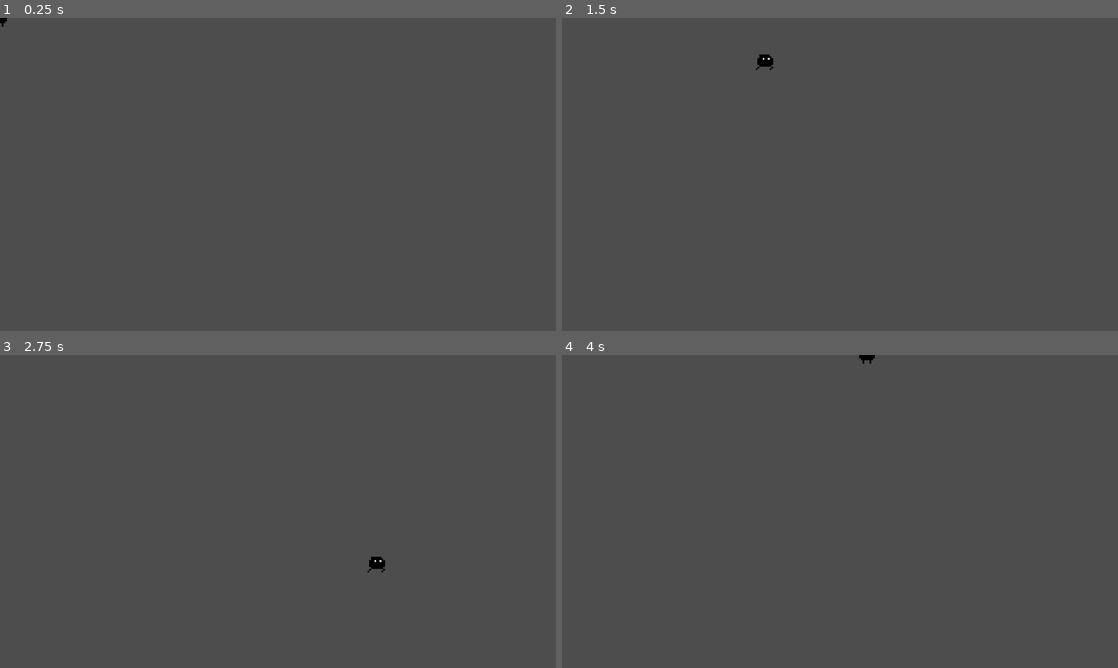
Above: before the commit, frames 1-4 (two rows, left to right).
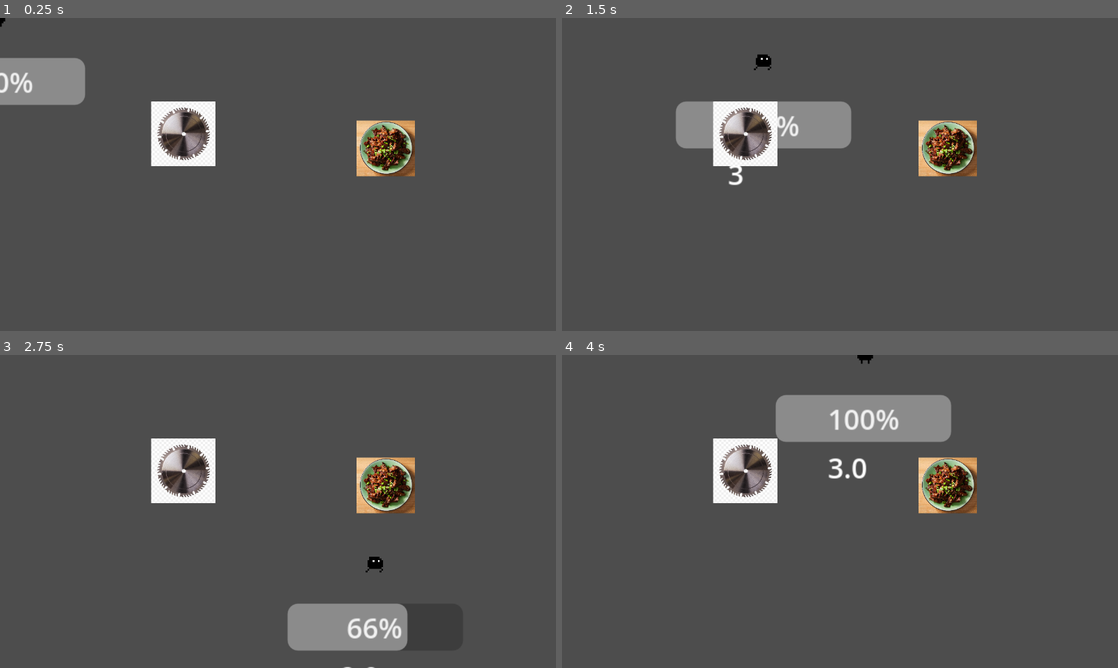
Above: after the commit, the same moments.

Repository: OAVideoGameDevelopment/Phoenix
Game: Godot game, scene res://Main.tscn
The game is run twice, just before and just after one commit, with the same random seed, the same clock (stepped at 60 frames per second) and the same inputs.
Inputs:
- Up to frame 1 (0.25 s): no input
- Up to frame 2 (1.5 s): tap Enter at 0.5 s; hold D (move_right) 0.53-1.28 s; hold S (move_down) from 1.28 s (still down)
- Up to frame 3 (2.75 s): release S (move_down) at 2.03 s; hold D (move_right) from 2.03 s (still down)
- Up to frame 4 (4 s): release D (move_right) at 2.78 s; hold W (move_up) 2.78-3.53 s; hold A (move_left) from 3.53 s (still down)

The runs differ from the first frame. In frame 1, 6.4% of the frame differs, in the area x 0-75%, y 0-51%; in frame 2, 7.2%; in frame 3, 7.3%; in frame 4, 9.0%, in the area x 27-75%, y 0-51%.

Commit message:
feat(player): implement health mechanic (#2)

Diff:
--- /dev/null
+++ b/Damage/Saw.tscn
@@ -0,0 +1,20 @@
+[gd_scene load_steps=3 format=3 uid="uid://b5yaa70qbh3li"]
+
+[ext_resource type="Texture2D" uid="uid://dtt0dcd4r4e5c" path="res://Misc/Screenshot 2026-04-04 104759.png" id="2_d3q1m"]
+
+[sub_resource type="RectangleShape2D" id="RectangleShape2D_7c5v0"]
+size = Vector2(35.5, 35.5)
+
+[node name="Saw" type="Area2D" groups=["damage"]]
+collision_layer = 2
+
+[node name="Sprite2D" type="Sprite2D" parent="."]
+position = Vector2(0.5, -0.34255219)
+scale = Vector2(0.07872341, 0.07872341)
+texture = ExtResource("2_d3q1m")
+
+[node name="CollisionShape2D" type="CollisionShape2D" parent="."]
+position = Vector2(0.25, -0.34575653)
+shape = SubResource("RectangleShape2D_7c5v0")
+
+[connection signal="body_entered" from="." to="." method="_on_body_entered"]
--- /dev/null
+++ b/Heals/Heart.tscn
@@ -0,0 +1,20 @@
+[gd_scene load_steps=4 format=3 uid="uid://wqcuyddc0728"]
+
+[ext_resource type="Texture2D" uid="uid://crh0ru01dofl2" path="res://Misc/Screenshot 2026-04-04 113440.png" id="1_23dhv"]
+
+[sub_resource type="RectangleShape2D" id="RectangleShape2D_gy6u4"]
+size = Vector2(34, 32.5)
+
+[node name="Heart" type="Area2D" groups=["heal"]]
+collision_layer = 4
+
+[node name="Sprite2D" type="Sprite2D" parent="."]
+position = Vector2(0, 2.0000038)
+scale = Vector2(0.06694558, 0.06694558)
+texture = ExtResource("1_23dhv")
+
+[node name="CollisionShape2D" type="CollisionShape2D" parent="."]
+position = Vector2(0, 2)
+shape = SubResource("RectangleShape2D_gy6u4")
+
+[connection signal="body_entered" from="." to="." method="_on_body_entered"]
--- a/Main.tscn
+++ b/Main.tscn
@@ -1,7 +1,9 @@
-[gd_scene load_steps=4 format=3 uid="uid://di36bxkcrnr52"]
+[gd_scene load_steps=6 format=3 uid="uid://di36bxkcrnr52"]
 
 [ext_resource type="PackedScene" uid="uid://d2l1oof6loxxe" path="res://Player/Player.tscn" id="1_uu6xs"]
 [ext_resource type="Script" uid="uid://dw0yxse7nva8" path="res://Player/PlayerCharacterData.gd" id="2_r0du0"]
+[ext_resource type="PackedScene" uid="uid://b5yaa70qbh3li" path="res://Damage/Saw.tscn" id="3_cm0pq"]
+[ext_resource type="PackedScene" uid="uid://wqcuyddc0728" path="res://Heals/Heart.tscn" id="4_fos0i"]
 
 [sub_resource type="Resource" id="Resource_cm0pq"]
 resource_local_to_scene = true
@@ -12,4 +14,11 @@
 [node name="Main" type="Node"]
 
 [node name="Player" parent="." instance=ExtResource("1_uu6xs")]
+position = Vector2(-1, 0)
 character_data = SubResource("Resource_cm0pq")
+
+[node name="Saw" parent="." instance=ExtResource("3_cm0pq")]
+position = Vector2(105, 67)
+
+[node name="Heart" parent="." instance=ExtResource("4_fos0i")]
+position = Vector2(222, 73)
--- a/Player/Player.tscn
+++ b/Player/Player.tscn
@@ -6,6 +6,7 @@
 [ext_resource type="Resource" uid="uid://dvyc820lqfjrx" path="res://Player/DefaultPlayerCharacter.tres" id="3_vcj7w"]
 [ext_resource type="Texture2D" uid="uid://cjooboer2dbvg" path="res://Player/test_attack-Sheet.png" id="6_1m13p"]
 [ext_resource type="Script" uid="uid://c2e8n7ejelcjv" path="res://Player/player_movement.gd" id="8_ip4se"]
+[ext_resource type="Script" uid="uid://btbo1qgfb7n2n" path="res://Player/health_bar.gd" id="8_s1rgi"]
 [ext_resource type="Script" uid="uid://b1ogharj5fnex" path="res://Player/player_default.gd" id="8_u63yy"]
 
 [sub_resource type="AtlasTexture" id="AtlasTexture_3kltw"]
@@ -181,9 +182,15 @@
 &"walk": SubResource("Animation_13m0h")
 }
 
+[sub_resource type="CircleShape2D" id="CircleShape2D_s1rgi"]
+radius = 3.0
+
+[sub_resource type="CapsuleShape2D" id="CapsuleShape2D_j23h2"]
+radius = 5.0
+height = 12.0
+
 [node name="Player" type="CharacterBody2D" groups=["Bodies", "Player"]]
-collision_layer = 2
-collision_mask = 5
+collision_mask = 6
 floor_snap_length = 3.0
 platform_floor_layers = 4294967291
 safe_margin = 0.01
@@ -221,6 +228,18 @@
 
 [node name="Detection" type="Node2D" parent="."]
 
+[node name="Damage" type="Area2D" parent="Detection"]
+collision_mask = 2
+
+[node name="DamageHitbox" type="CollisionShape2D" parent="Detection/Damage"]
+shape = SubResource("CircleShape2D_s1rgi")
+
+[node name="Heal" type="Area2D" parent="Detection"]
+collision_mask = 4
+
+[node name="HealHitbox" type="CollisionShape2D" parent="Detection/Heal"]
+shape = SubResource("CapsuleShape2D_j23h2")
+
 [node name="Timers" type="Node" parent="."]
 
 [node name="FiniteStateMachine" type="Node" parent="." node_paths=PackedStringArray("state")]
@@ -238,3 +257,21 @@
 actor = NodePath("../..")
 animator = NodePath("../../AnimatedSprite2D")
 animation = NodePath("../../AnimationPlayer")
+
+[node name="HealthBar" type="ProgressBar" parent="."]
+offset_left = -51.0
+offset_top = 23.0
+offset_right = 50.0
+offset_bottom = 50.0
+script = ExtResource("8_s1rgi")
+
+[node name="Label" type="Label" parent="HealthBar"]
+layout_mode = 1
+anchors_preset = -1
+offset_left = 30.0
+offset_top = 30.0
+offset_right = 83.0
+offset_bottom = 56.0
+
+[connection signal="area_entered" from="Detection/Damage" to="." method="_on_damage_area_entered"]
+[connection signal="area_entered" from="Detection/Heal" to="." method="_on_heal_area_entered"]
--- /dev/null
+++ b/Player/health_bar.gd
@@ -0,0 +1,13 @@
+extends ProgressBar
+
+@onready var label = $Label
+
+func set_health_bar(health, maxHealth):
+	max_value = maxHealth
+	value = health
+
+	label.text = str(health)
+
+func change_health(newValue):
+	value += newValue
+	label.text = str(value)
--- a/Player/player.gd
+++ b/Player/player.gd
@@ -19,10 +19,14 @@
 @onready var player_movement: PlayerMovement = $FiniteStateMachine/PlayerMovement
 @onready var player_default: PlayerDefault = $FiniteStateMachine/PlayerDefault
 
+@onready var healthBar = $HealthBar
+
 func _ready() -> void:
 	# FSM Signals
 	default_signals()
 	movement_signals()
+
+	healthBar.set_health_bar(character_data.HP, maxHealth)
 
 func movement_signals() -> void:
 	player_movement.default.connect(fsm.change_state.bind(player_default))
@@ -43,3 +47,24 @@
 		# These will be used later
 		detection.scale.x *= -1
 		player_collision.position.x *= -1
+
+
+var maxHealth = 3
+
+func take_damage(damage:int):
+	character_data.HP -= damage
+	if character_data.HP < 0: character_data.HP = 0
+	healthBar.change_health(- damage)
+
+func take_heal(heal:int):
+	character_data.HP += heal
+	healthBar.change_health(heal)
+
+func _on_damage_area_entered(area: Area2D) -> void:
+		if area.is_in_group("damage"):
+			take_damage(1)
+
+
+func _on_heal_area_entered(area: Area2D) -> void:
+	if area.is_in_group("heal"):
+		take_heal(1)
--- a/project.godot
+++ b/project.godot
@@ -27,9 +27,16 @@
 
 folder_colors={
 "res://Base/": "red",
+"res://Damage/": "pink",
+"res://Heals/": "green",
 "res://Misc/": "yellow",
 "res://Player/": "blue"
 }
+
+[global_group]
+
+damage=""
+heal=""
 
 [input]
 
Binary file added: Misc/Screenshot 2026-04-04 104759.png
Not shown, added: Misc/Screenshot 2026-04-04 104759.png.import
Binary file added: Misc/Screenshot 2026-04-04 113440.png
Not shown, added: Misc/Screenshot 2026-04-04 113440.png.import
Not shown: 1 places in Player/Player.tscn that only renumber resources
Not shown, added: Player/health_bar.gd.uid
